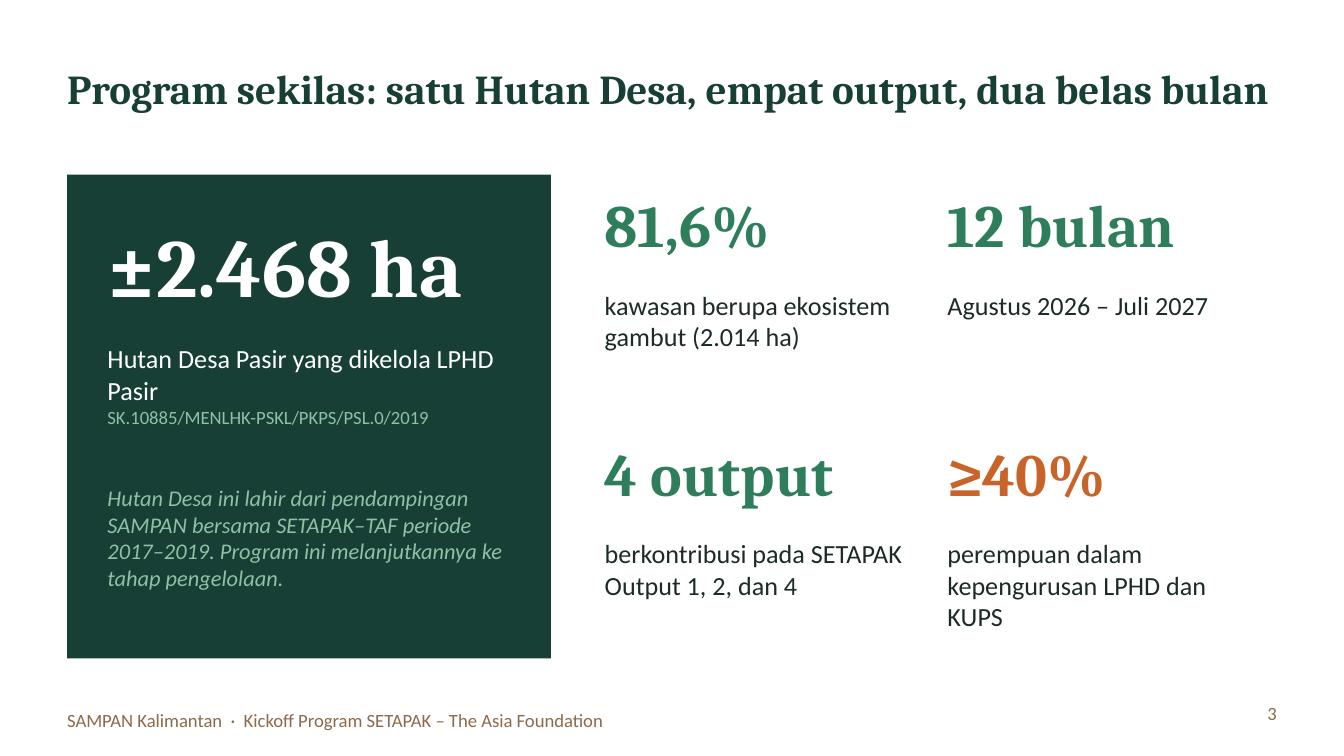
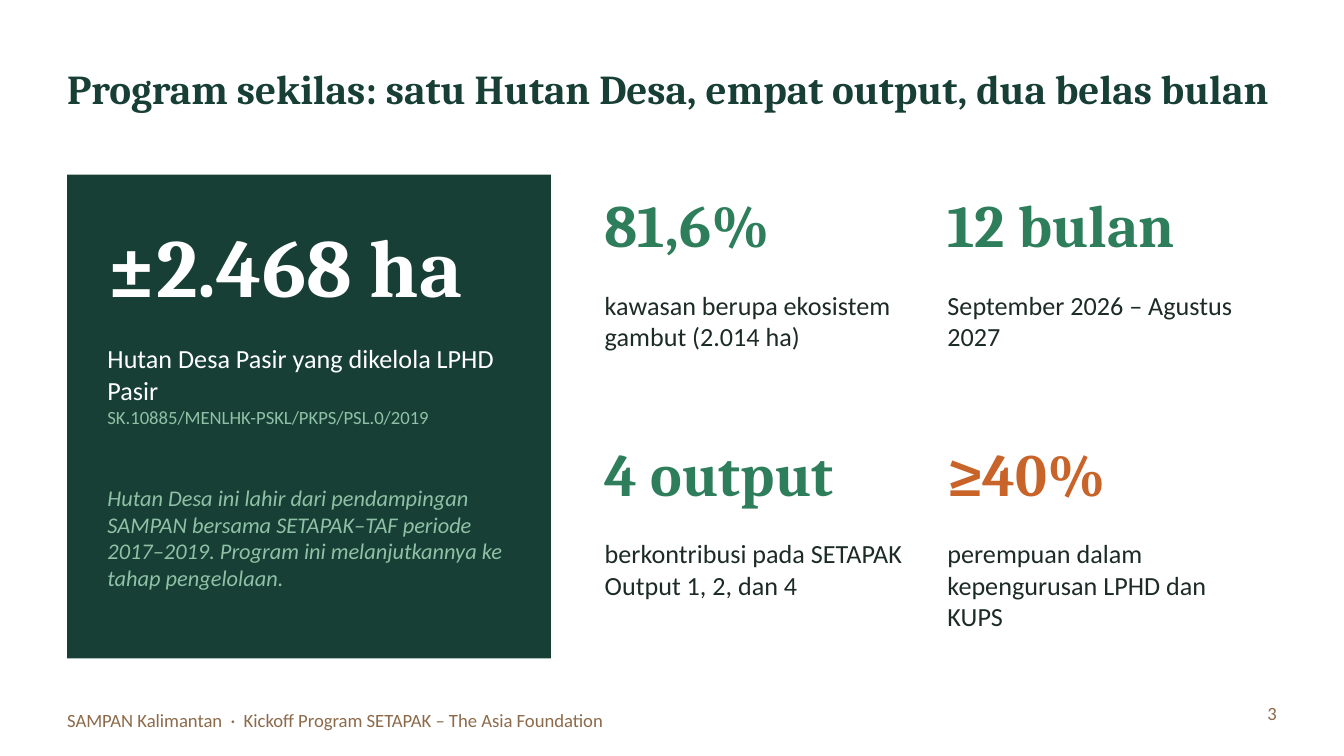
Before and after one commit to revoliaaa/revi, a slide deck: slide 3 of Kickoff_SETAPAK_SAMPAN_Kalimantan.pptx. Drawn at 1344x756 pixels with LibreOffice and Linux fonts; fonts in the diff are those of the drawing. Boxes give left, top, right and bottom in pixels: in the first picture for what was removed or moved away, otherwise in the second. Text is boxed around its words. In the diff, an @@ line names an element or a change of style, - is before the commit and + after.

```diff
--- a/Kickoff_SETAPAK_SAMPAN_Kalimantan.pptx
+++ b/Kickoff_SETAPAK_SAMPAN_Kalimantan.pptx
@@ text at (947,297,1232,346): text changed @@
-Agustus 2026 – Juli 2027
+September 2026 – Agustus 2027
```
Also in this commit, not shown: 5 other slides changed, 2 slides added, 1 slide removed.
